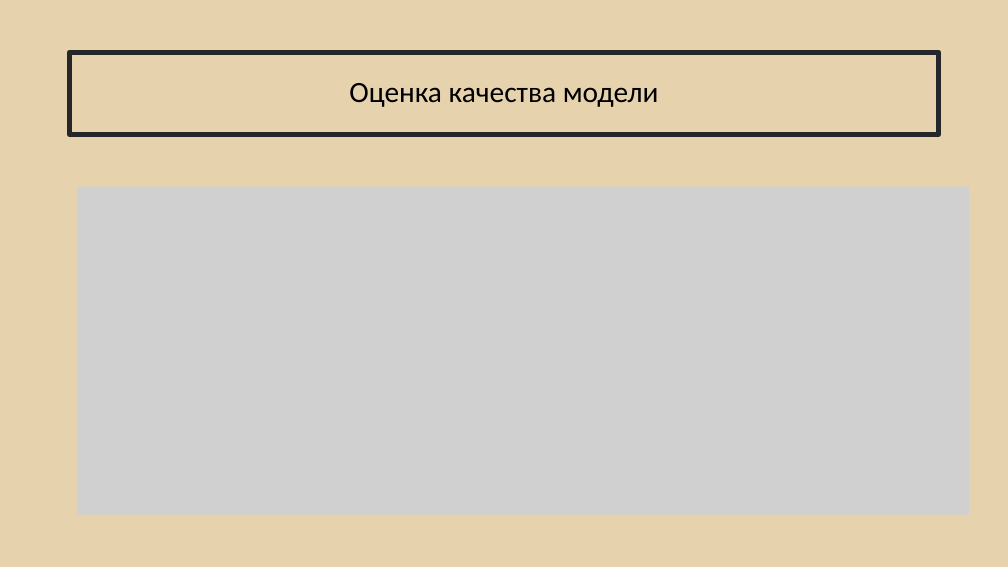
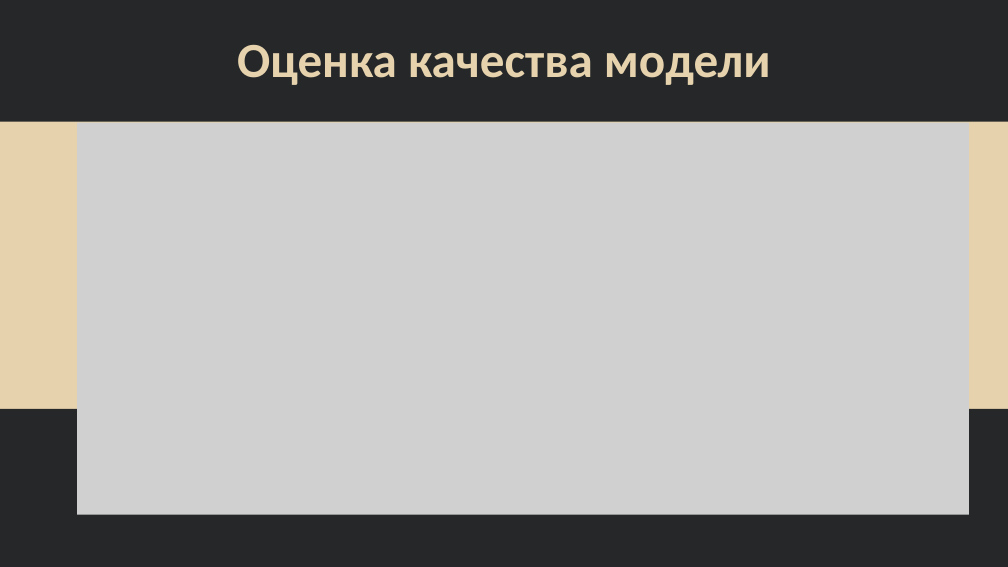
Before and after one commit to AltairkaGit/MilkStats, a slide deck: slide 43 of Курсовая_работа_Кривцов_К_Е_БИВТ_21_5.pptx (slide 30 before the commit). Drawn at 1008x567 pixels with LibreOffice and Linux fonts; fonts in the diff are those of the drawing; grey boxes stand for pictures. Boxes give left, top, right and bottom in pixels: in the first picture for what was removed or moved away, otherwise in the second. Text is boxed around its words. In the diff, an @@ line names an element or a change of style, - is before the commit and + after.

```diff
--- a/Курсовая_работа_Кривцов_К_Е_БИВТ_21_5.pptx
+++ b/Курсовая_работа_Кривцов_К_Е_БИВТ_21_5.pptx
@@ rectangle added at box(0, 0, 1008, 121), fill #252729 @@
@@ rectangle "Оценка качества модели": place and size @@
-rectangle "Оценка качества модели" at box(70, 52, 939, 134)
+rectangle "Оценка качества модели" at box(80, 22, 929, 100)
@@ rectangle "Оценка качества модели" at box(80, 22, 929, 100): size 28 to 46.8 pt, text colour #000000 to #E6D3AD, letter outline #252729 0.75 pt to none, bold on @@
@@ picture: place and size @@
-picture at box(77, 187, 969, 515)
+picture at box(77, 123, 969, 515)
@@ rectangle added at box(0, 409, 1008, 567), fill #252729 @@
```
Also in this commit, not shown: 1 other slide changed, 15 slides added, 12 other files.
